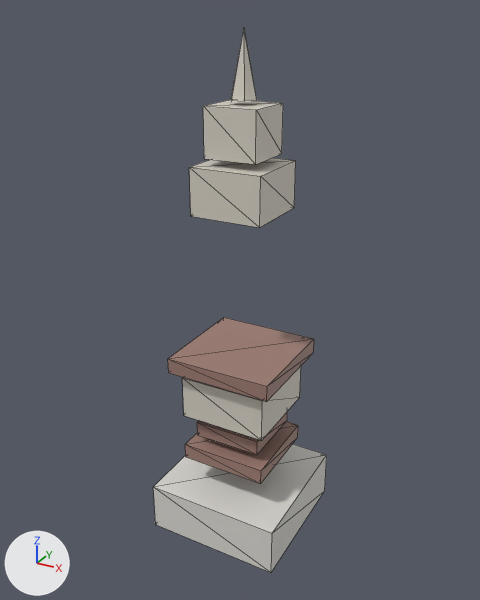
A saved change to the glTF model public/studio/v2.15.0/d_seokgatap/model.glb.
Both versions are drawn from a camera (50 mm lens) standing at (4.45, -8.2, 8.09) and looking at (-0.06, 0.0, 3.99). Lighting does not change. The marker at lower left points along +X, +Y and +Z. The picture after the commit comes second. Mesh edges are drawn as thin lines. Where no turn or scale is listed for an object, it has been applied to the vertices.

Names of what the first picture shows: 'part0', 'part1', 'part2', 'part3', 'part4', 'part5', 'part6', 'part7'.
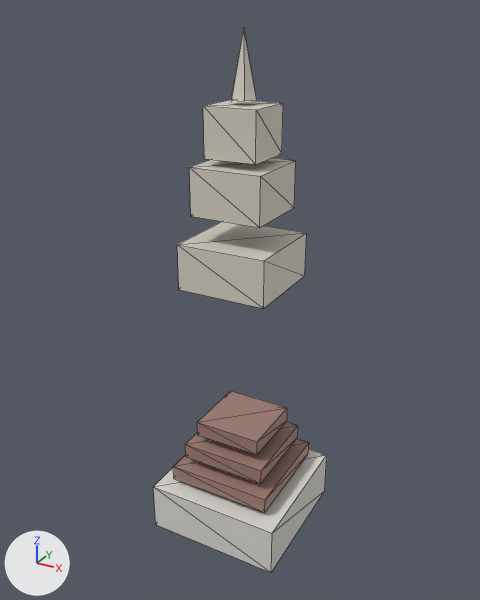
Changed parts and their boxes (x1, y1, x2, y2) in the pictures (480 x 600 px):
'part1', moved
    before: (182, 366, 301, 440)
    after: (177, 222, 306, 309)
'part2', moved
    before: (168, 317, 314, 401)
    after: (173, 438, 309, 512)
'part6', unchanged, uncovered by the edit
    before: (197, 412, 287, 455)
    after: (197, 391, 287, 455)

The change, as a list of edits to the scene's bpy script:
```text
Change me_geometry_1:
    used by ob_part1; location = (0.0, 0.0, 0.0)
    remove me_geometry_1.from_pydata(...)  # 8 vertices, 12 faces; spans x -0.7..0.7, y -0.7..0.7, z 2.097..2.797
    add me_geometry_1.from_pydata(...)  # 8 vertices, 12 faces; spans x -0.7..0.7, y -0.7..0.7, z 4.286..4.986
    me_geometry_1 part 1: the whole mesh is moved by (0.0, 0.0, 2.189)
Change me_geometry_2:
    used by ob_part2; location = (0.0, 0.0, 0.0)
    remove me_geometry_2.from_pydata(...)  # 8 vertices, 12 faces; spans x -0.85..0.85, y -0.85..0.85, z 2.92..3.17
    add me_geometry_2.from_pydata(...)  # 8 vertices, 12 faces; spans x -0.85..0.85, y -0.85..0.85, z 0.89..1.14
    me_geometry_2 part 2: the whole mesh is moved by (0.0, 0.0, -2.02)
```
